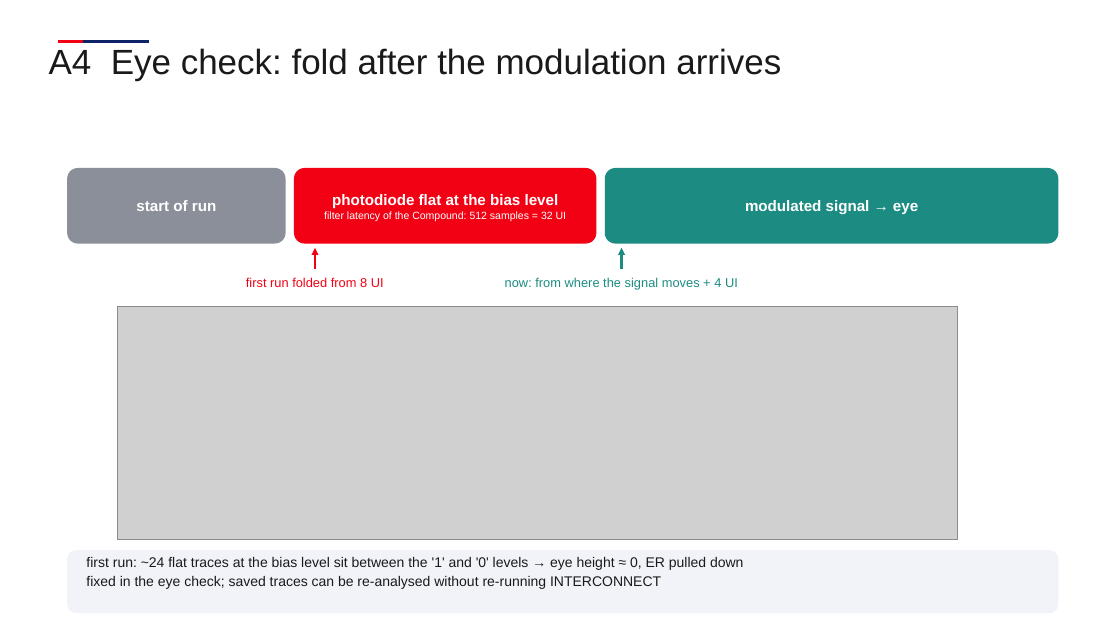
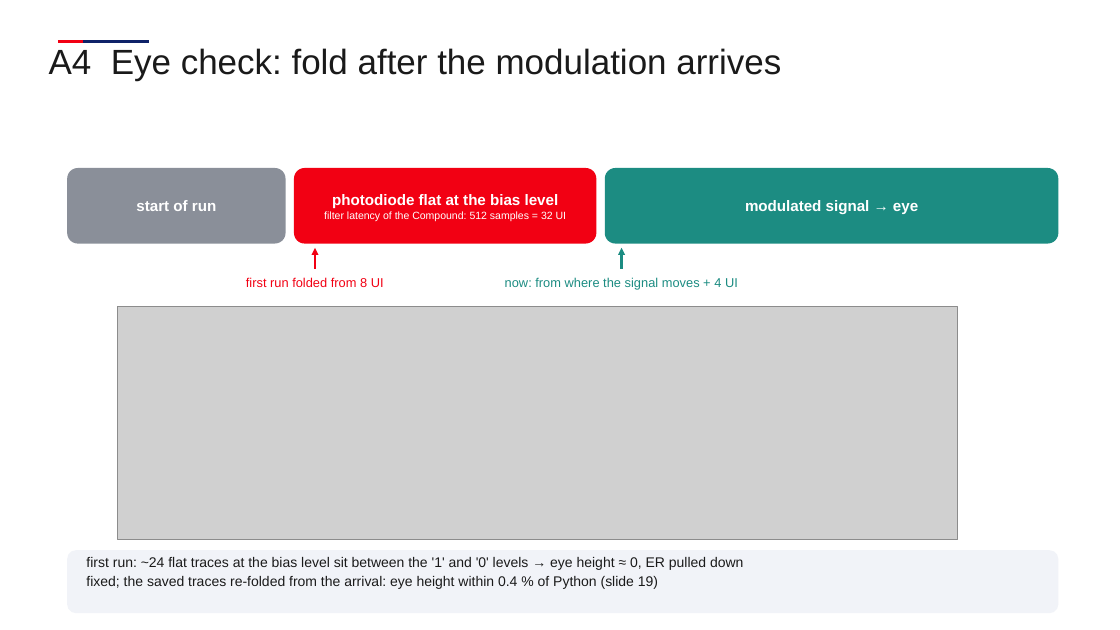
Before and after one commit to andreimuresian/claude, a slide deck: slide 25 of docs/Bends_in_INTERCONNECT.pptx. Drawn at 1120x630 pixels with LibreOffice and Linux fonts; fonts in the diff are those of the drawing; grey boxes stand for pictures; background and template pictures are left out. Boxes give left, top, right and bottom in pixels: in the first picture for what was removed or moved away, otherwise in the second. Text is boxed around its words. In the diff, an @@ line names an element or a change of style, - is before the commit and + after.

```diff
--- a/docs/Bends_in_INTERCONNECT.pptx
+++ b/docs/Bends_in_INTERCONNECT.pptx
@@ text at (86,576,658,589): text changed @@
-fixed in the eye check; saved traces can be re-analysed without re-running INTERCONNECT
+fixed; the saved traces re-folded from the arrival: eye height within 0.4 % of Python (slide 19)
```
Also in this commit, not shown: 1 slide added, 1 slide removed, 1 other file.
